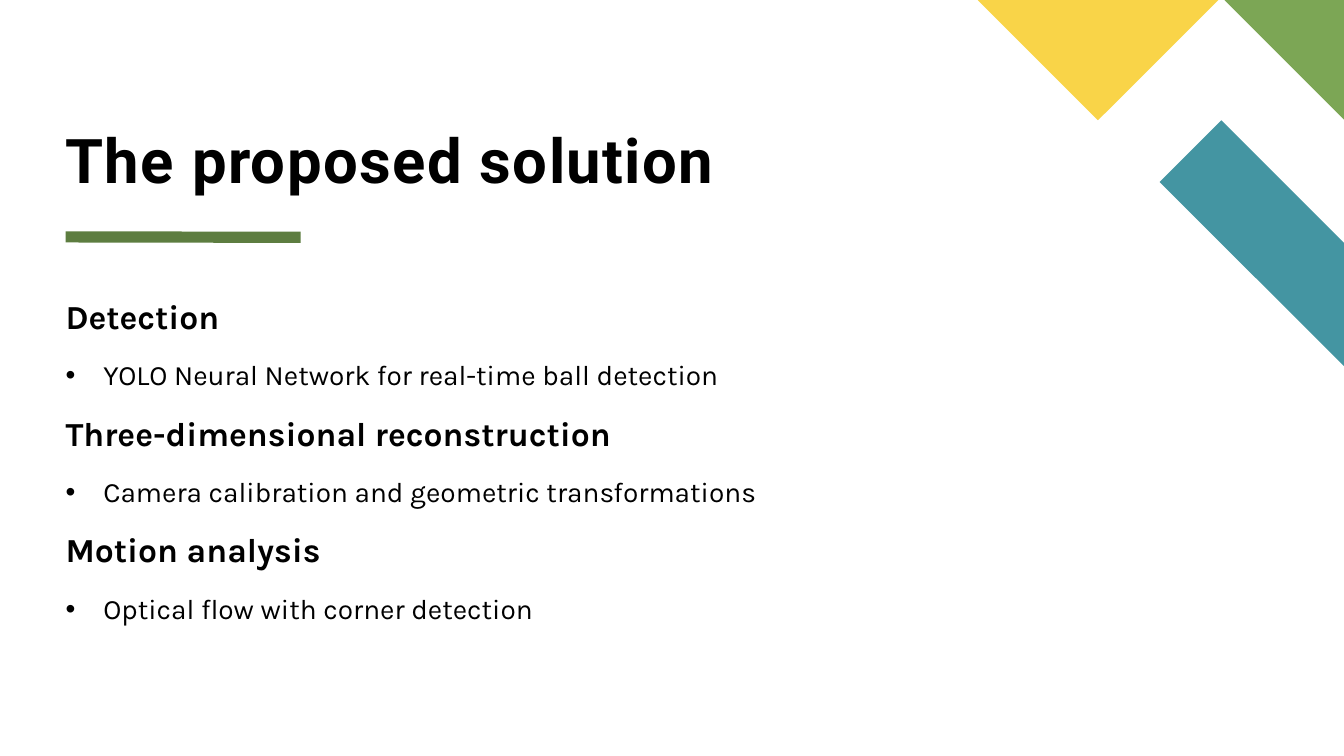
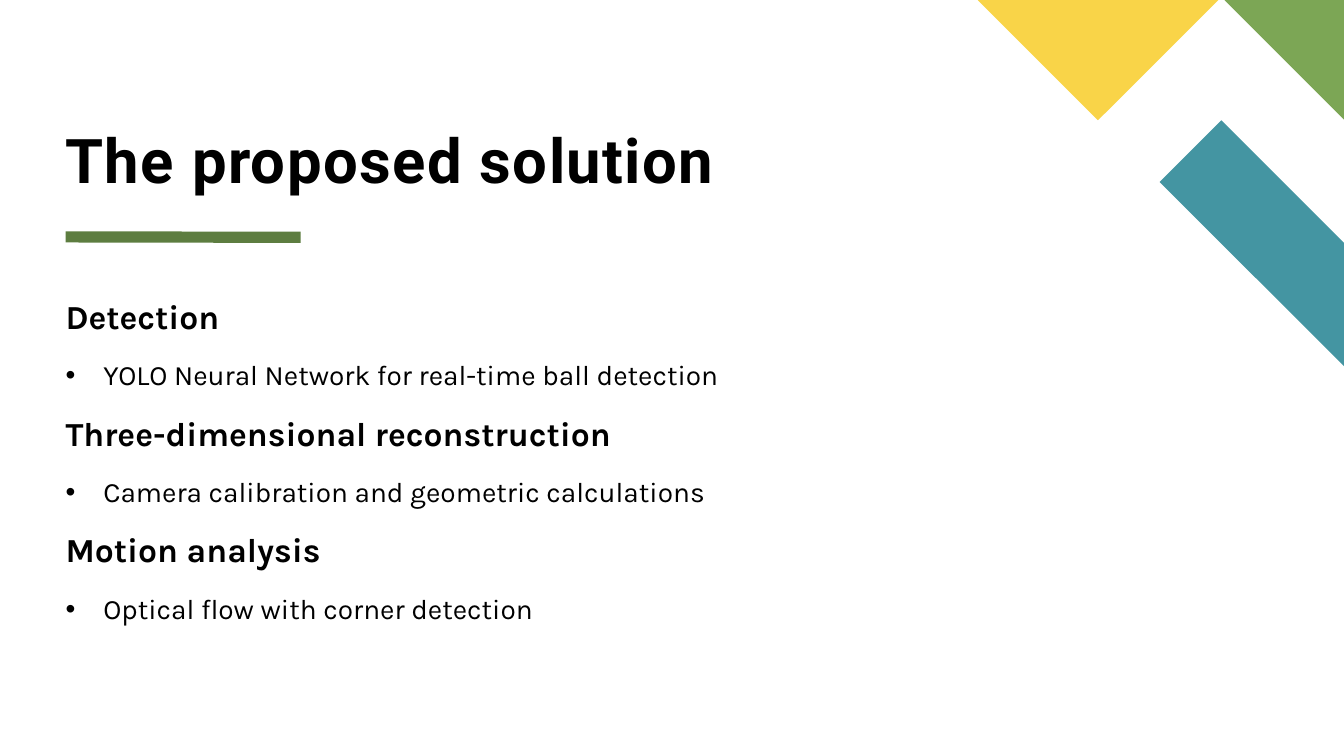
Before and after one commit to Chri060/iacv-2025-riva-rossi, a slide deck: slide 3 of deliverables/presentation.pptx. Drawn at 1344x756 pixels with LibreOffice and Linux fonts; fonts in the diff are those of the drawing. Boxes give left, top, right and bottom in pixels: in the first picture for what was removed or moved away, otherwise in the second. Text is boxed around its words. In the diff, an @@ line names an element or a change of style, - is before the commit and + after.

```diff
--- a/deliverables/presentation.pptx
+++ b/deliverables/presentation.pptx
@@ text at <box>103,482,704,509</box>: text changed @@
-• Camera calibration and geometric transformations
+• Camera calibration and geometric calculations
```
Also in this commit, not shown: 2 other slides changed, 2 other files.
